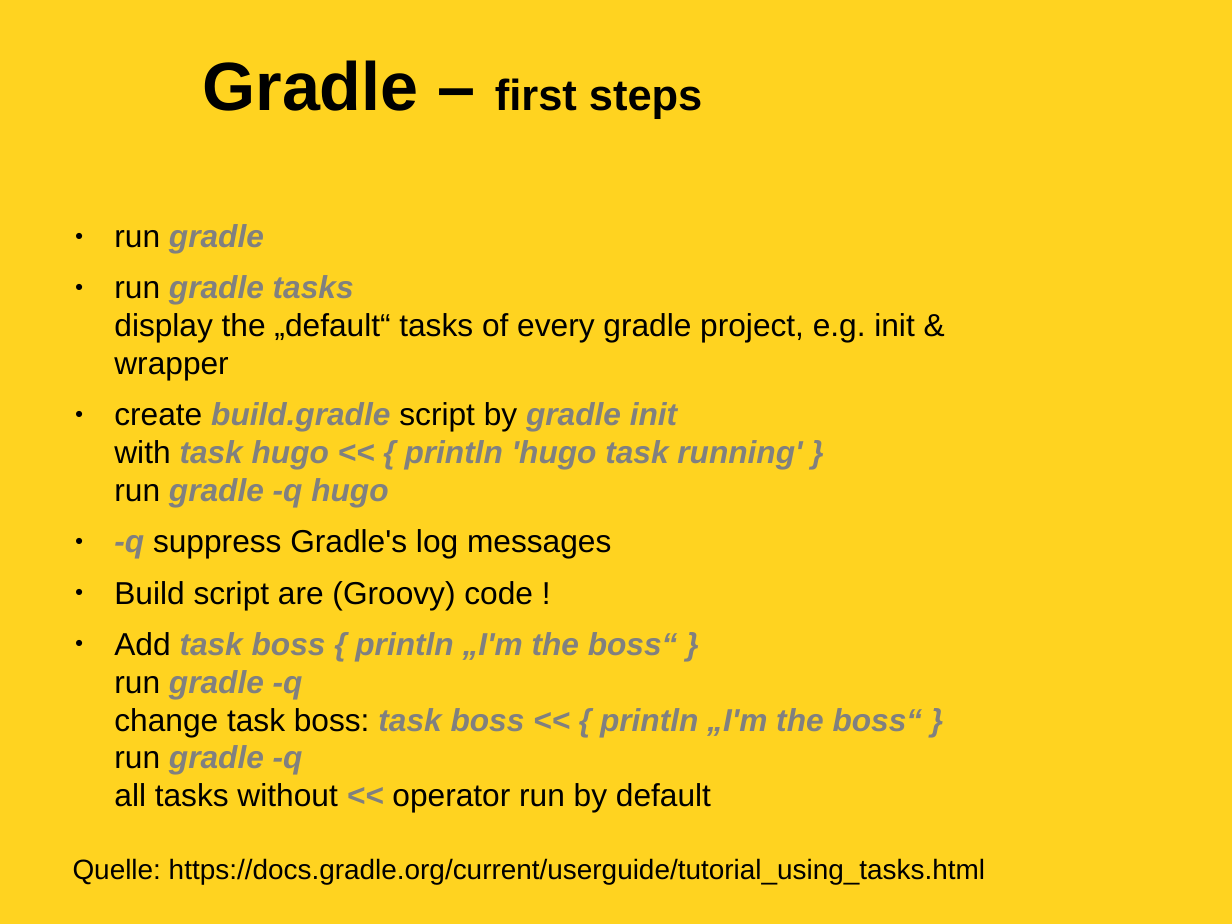
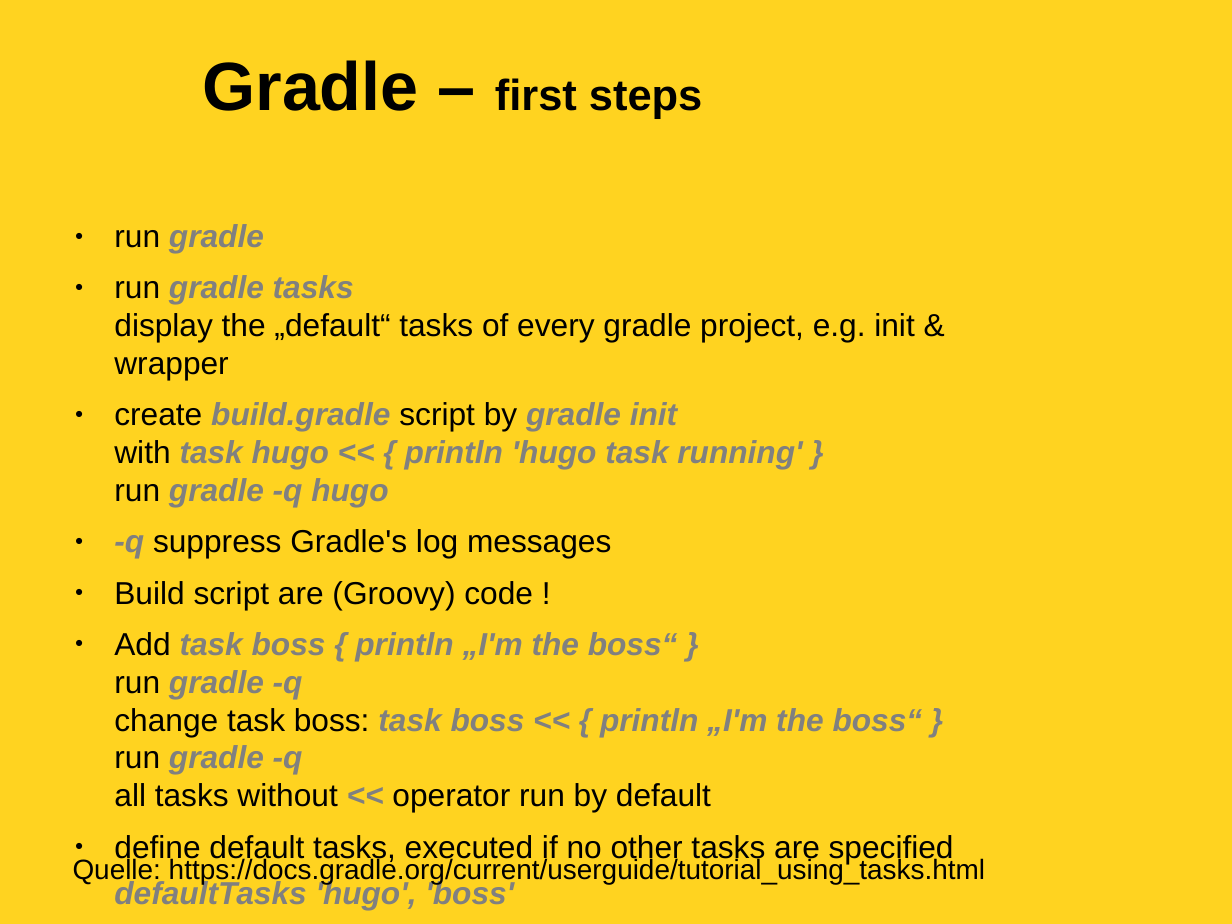
Before and after one commit to soehmann/academy, a slide deck: slide 10 of groovy-academy.odp. Drawn at 1232x924 pixels with LibreOffice and Linux fonts; fonts in the diff are those of the drawing; background and template pictures are left out. Boxes give left, top, right and bottom in pixels: in the first picture for what was removed or moved away, otherwise in the second. Text is boxed around its words. In the diff, an @@ line names an element or a change of style, - is before the commit and + after.

```diff
--- a/groovy-academy.odp
+++ b/groovy-academy.odp
@@ text at [114,835,954,910]: paragraphs added @@
+● define default tasks, executed if no other tasks are specified
+defaultTasks 'hugo', 'boss'
```
Also in this commit, not shown: 2 other slides changed, 5 other files.
